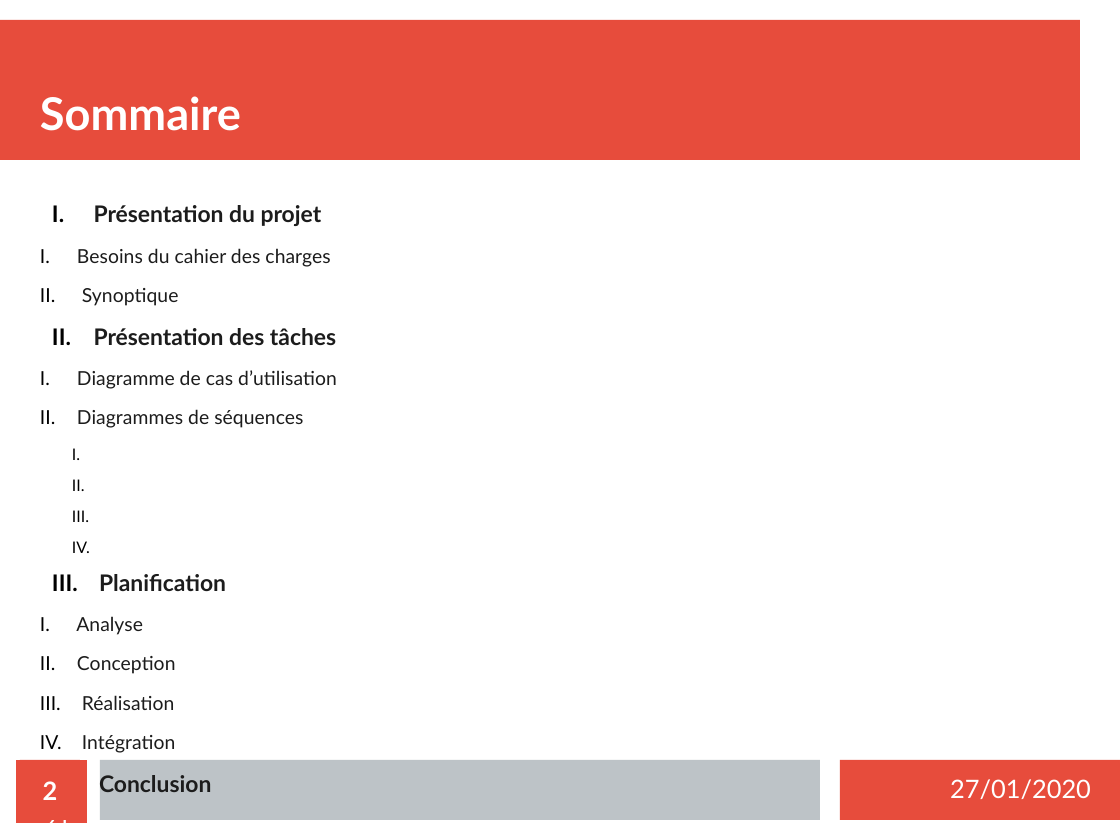
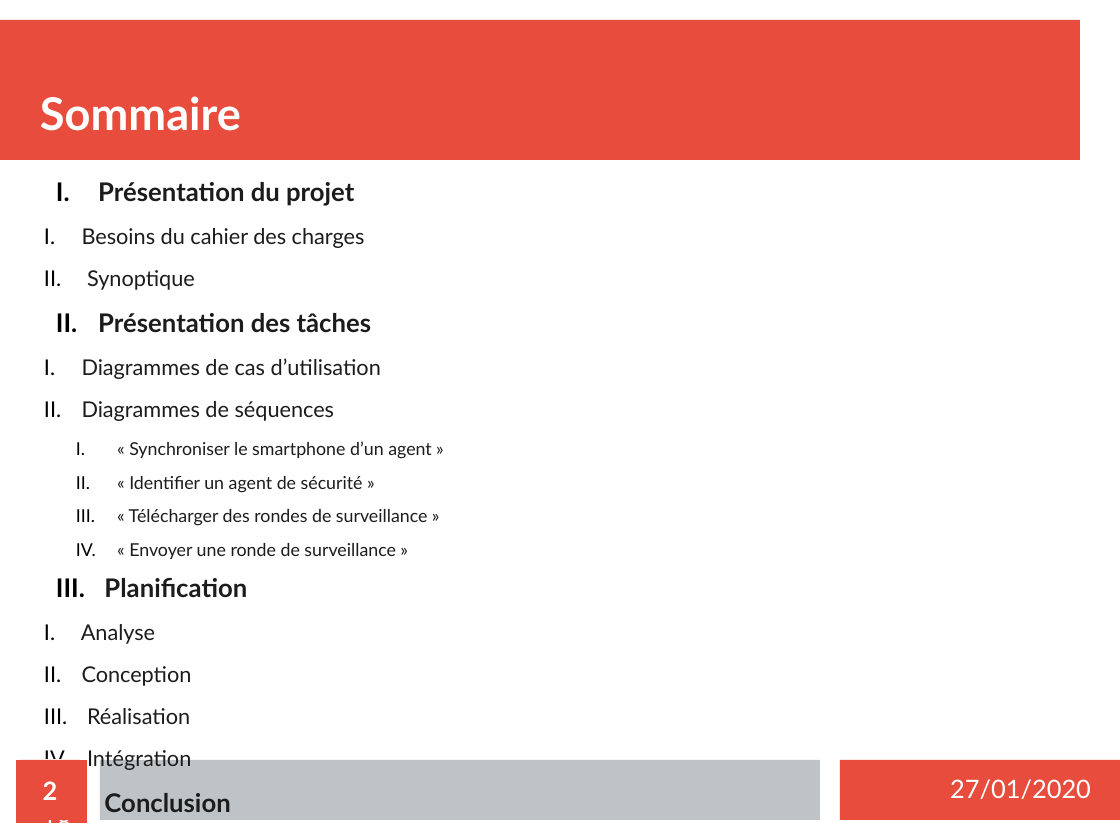
Before and after one commit to MezeretteBrice/Projet_Ronde, a slide deck: slide 2 of SOUTENANCE/Revue1/Revue1_HUREAU.odp. Drawn at 1120x840 pixels with LibreOffice and Linux fonts; fonts in the diff are those of the drawing. Boxes give left, top, right and bottom in pixels: in the first picture for what was removed or moved away, otherwise in the second. Text is boxed around its words. In the diff, an @@ line names an element or a change of style, - is before the commit and + after.

```diff
--- a/SOUTENANCE/Revue1/Revue1_HUREAU.odp
+++ b/SOUTENANCE/Revue1/Revue1_HUREAU.odp
@@ text "Présentation du projet": place and size @@
-text "Présentation du projet" at (76, 205, 337, 710)
+text "Présentation du projet" at (81, 182, 432, 724)
@@ text at (81, 182, 371, 724): size 16.2 to 18.2 pt in "Présentation du projet", "Présentation des tâches", "Planification", "Conclusion"; size 13.8 to 15.4 pt in "Besoins du cahier des charges", "Synoptique", "Diagrammes de séquences", "Analyse" and 3 more places @@
@@ text at (82, 358, 381, 379): text changed; size 13.8 to 15.4 pt @@
-  I. Diagramme de cas d’utilisation
+  I. Diagrammes de cas d’utilisation
@@ text at (129, 441, 432, 559): paragraphs added @@
+    I. « Synchroniser le smartphone d’un agent »
+    II. « Identifier un agent de sécurité »
+    III. « Télécharger des rondes de surveillance »
+    IV. « Envoyer une ronde de surveillance »
@@ text at (42, 809, 71, 835): text changed @@
-/ 21
+/ 18
```
Also in this commit, not shown: 12 other slides changed, 3 slides removed, 1 other file.
